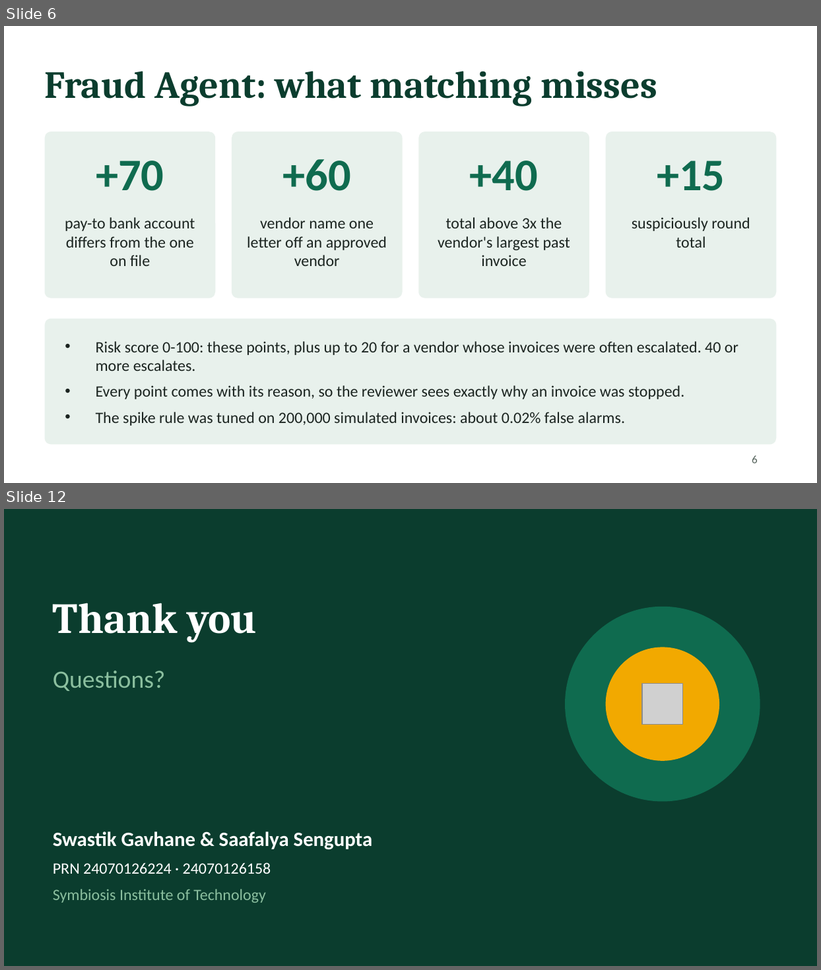
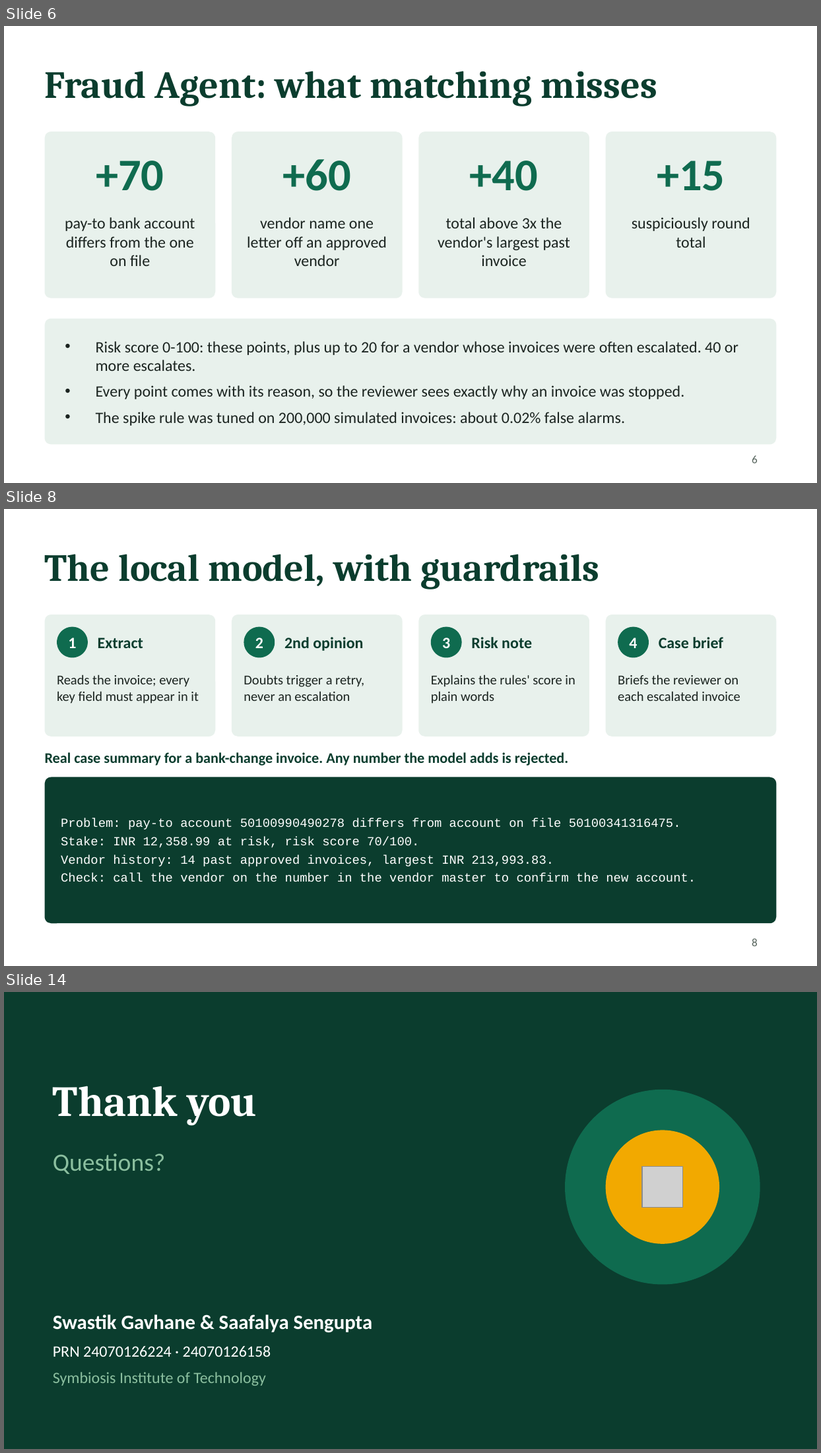
Before and after one commit to Saafalya/invoice_agents, a slide deck: docs/FAAISaafalyaSengupta158.pptx. Shown one above the other, each under a label of ours: slides 6 and 12 before the commit, slides 6, 8 and 14 after it; the slides between them are not shown. The pictures are 821x970 and 821x1453 pixels, drawn with LibreOffice and Linux fonts; fonts in the diff are those of the drawing; grey boxes stand for pictures. Boxes give left, top, right and bottom in pixels: in the first picture for what was removed or moved away, otherwise in the second. Text is boxed around its words. In the diff, an @@ line names an element or a change of style, - is before the commit and + after.

```diff
--- a/docs/FAAISaafalyaSengupta158.pptx
+++ b/docs/FAAISaafalyaSengupta158.pptx
@@ slide 8 added at <box>4,509,817,966</box>, background #FFFFFF @@
@@ title added at <box>45,554,600,590</box>, 34 pt, text #0B3D2E, bold @@
+The local model, with guardrails
@@ rounded rectangle added at <box>45,615,215,737</box>, fill #E8F1EC @@
@@ ellipse added at <box>57,627,88,657</box>, fill #0F6B4F @@
@@ rounded rectangle added at <box>232,615,403,737</box>, fill #E8F1EC @@
@@ ellipse added at <box>244,627,275,657</box>, fill #0F6B4F @@
@@ rounded rectangle added at <box>418,615,589,737</box>, fill #E8F1EC @@
@@ ellipse added at <box>431,627,462,657</box>, fill #0F6B4F @@
@@ rounded rectangle added at <box>606,615,776,737</box>, fill #E8F1EC @@
@@ ellipse added at <box>618,627,649,657</box>, fill #0F6B4F @@
@@ text added at <box>68,638,76,648</box>, 14 pt, text #FFFFFF, bold @@
+1
@@ text added at <box>98,638,143,648</box>, 14 pt, text #0B3D2E, bold @@
+Extract
@@ text added at <box>255,638,263,648</box>, 14 pt, text #FFFFFF, bold @@
+2
@@ text added at <box>284,637,363,651</box>, 14 pt, text #0B3D2E, bold @@
+2nd opinion
@@ text added at <box>442,638,450,648</box>, 14 pt, text #FFFFFF, bold @@
+3
@@ text added at <box>471,637,532,648</box>, 14 pt, text #0B3D2E, bold @@
+Risk note
@@ text added at <box>629,638,637,648</box>, 14 pt, text #FFFFFF, bold @@
+4
@@ text added at <box>659,637,723,648</box>, 14 pt, text #0B3D2E, bold @@
+Case brief
@@ text added at <box>57,675,199,704</box>, 12 pt, text #1B2420 @@
+Reads the invoice; every key field must appear in it
@@ text added at <box>244,675,364,701</box>, 12 pt, text #1B2420 @@
+Doubts trigger a retry, never an escalation
@@ text added at <box>431,675,575,704</box>, 12 pt, text #1B2420 @@
+Explains the rules' score in plain words
@@ text added at <box>618,675,741,701</box>, 12 pt, text #1B2420 @@
+Briefs the reviewer on each escalated invoice
@@ text added at <box>45,753,568,766</box>, 13 pt, text #0B3D2E, bold @@
+Real case summary for a bank-change invoice. Any number the model adds is rejected.
@@ rounded rectangle added at <box>45,778,776,923</box>, fill #0B3D2E @@
@@ text added at <box>61,819,696,883</box>, 11 pt, text #FFFFFF @@
+Problem: pay-to account 50100990490278 differs from account on file 50100341316475.
+Stake: INR 12,358.99 at risk, risk score 70/100.
+Vendor history: 14 past approved invoices, largest INR 213,993.83.
+Check: call the vendor on the number in the vendor master to confirm the new account.
@@ page number added at <box>752,939,758,947</box>, 10 pt, text #55635C @@
+8
@@ what was slide 12 is now slide 14 @@
```
Also in this commit, not shown: 6 slides changed, 1 other slide added, 3 other files.
